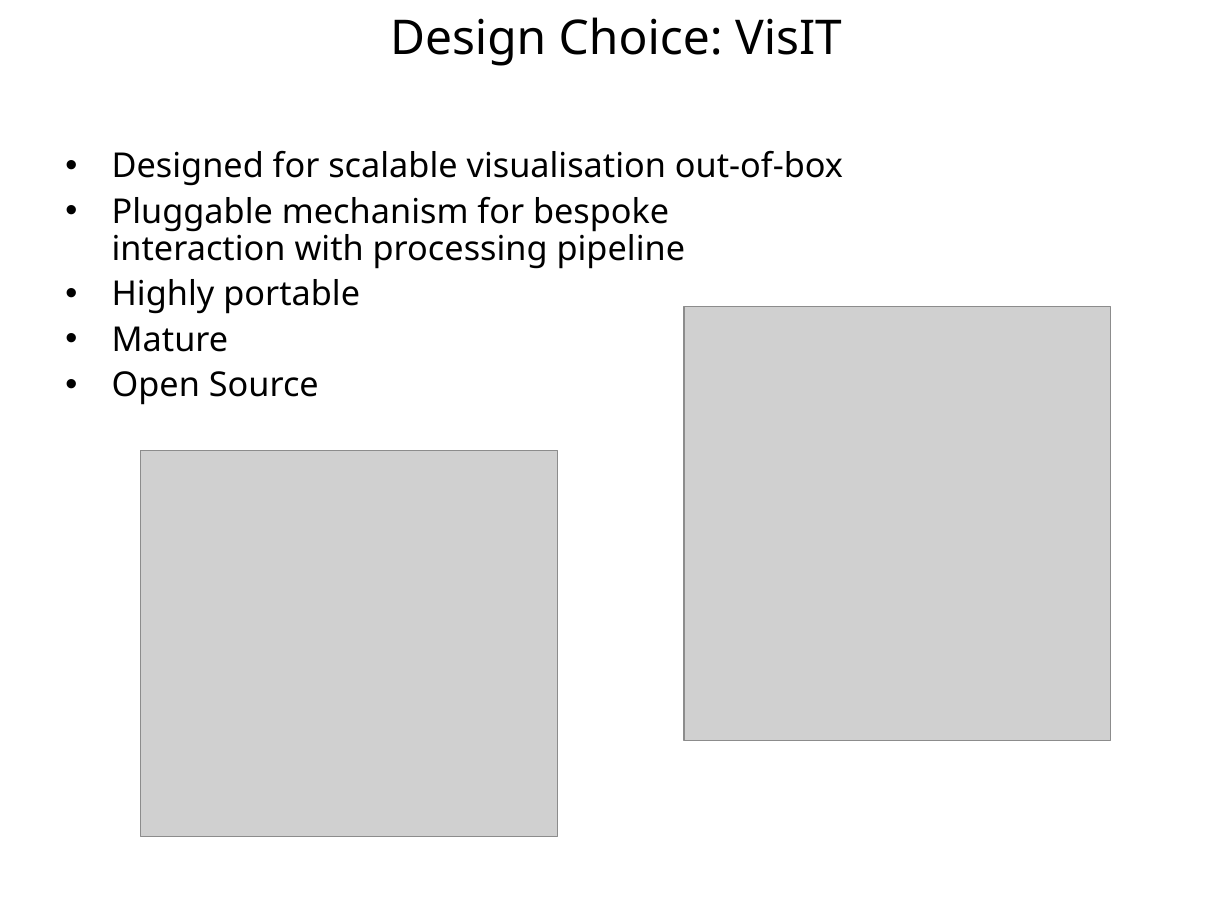
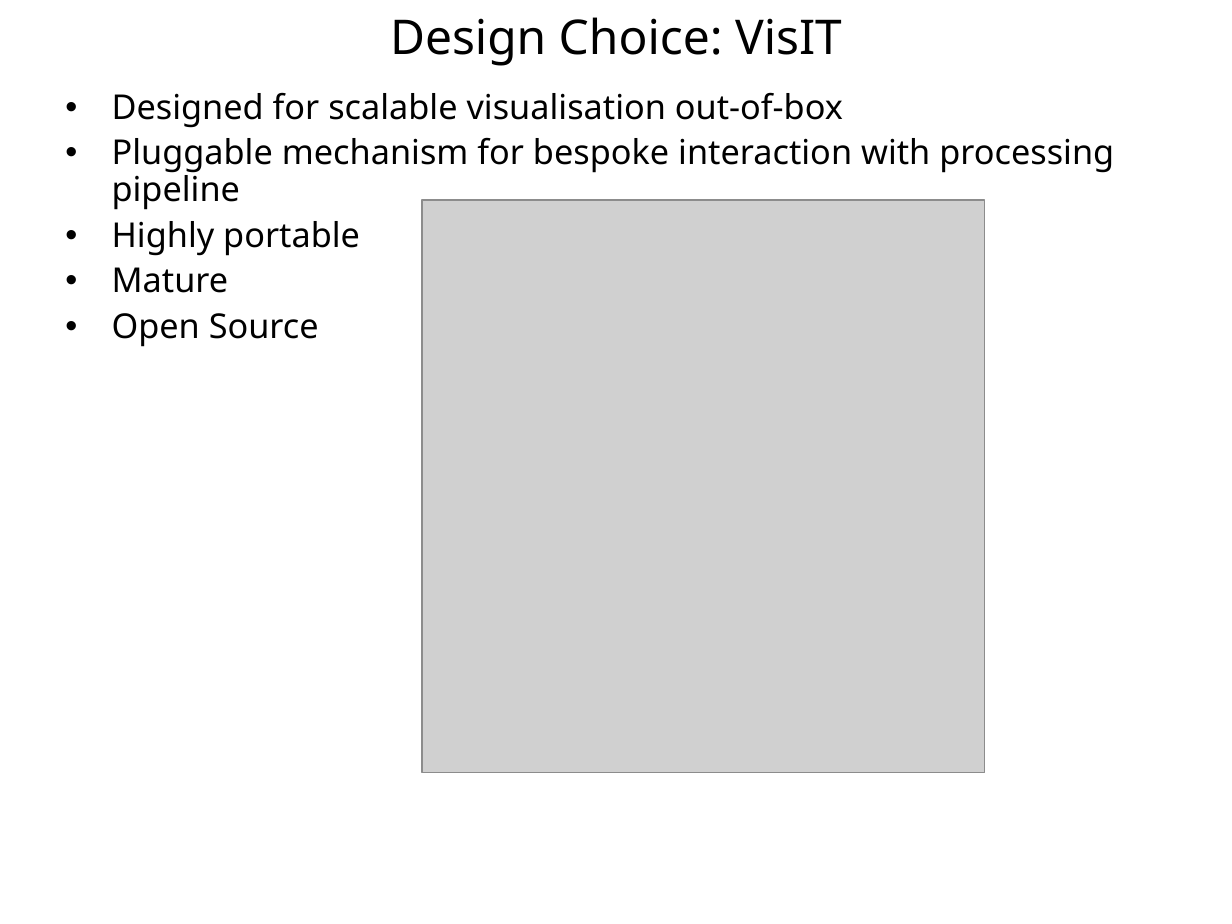
Before and after one commit to mantidproject/documents, a slide deck: slide 8 of Presentations/NOBUGS 2010/VATES NOBUGS 2010.ppt (slide 7 before the commit). Drawn at 1232x924 pixels with LibreOffice and Linux fonts; fonts in the diff are those of the drawing; grey boxes stand for pictures; background and template pictures are left out. Boxes give left, top, right and bottom in pixels: in the first picture for what was removed or moved away, otherwise in the second. Text is boxed around its words. In the diff, an @@ line names an element or a change of style, - is before the commit and + after.

```diff
--- a/Presentations/NOBUGS 2010/VATES NOBUGS 2010.ppt
+++ b/Presentations/NOBUGS 2010/VATES NOBUGS 2010.ppt
@@ text "Designed for scalable visualisation out-of-box" rewrapped from (112,150,843,405) to (112,92,1114,347) @@
@@ picture: place and size @@
-picture at (684,307,1110,740)
+picture at (423,200,986,772)
@@ picture removed at (140,450,558,837) @@
```
Also in this commit, not shown: 3 other slides changed, 1 slide added, 1 slide removed, 1 other file.
